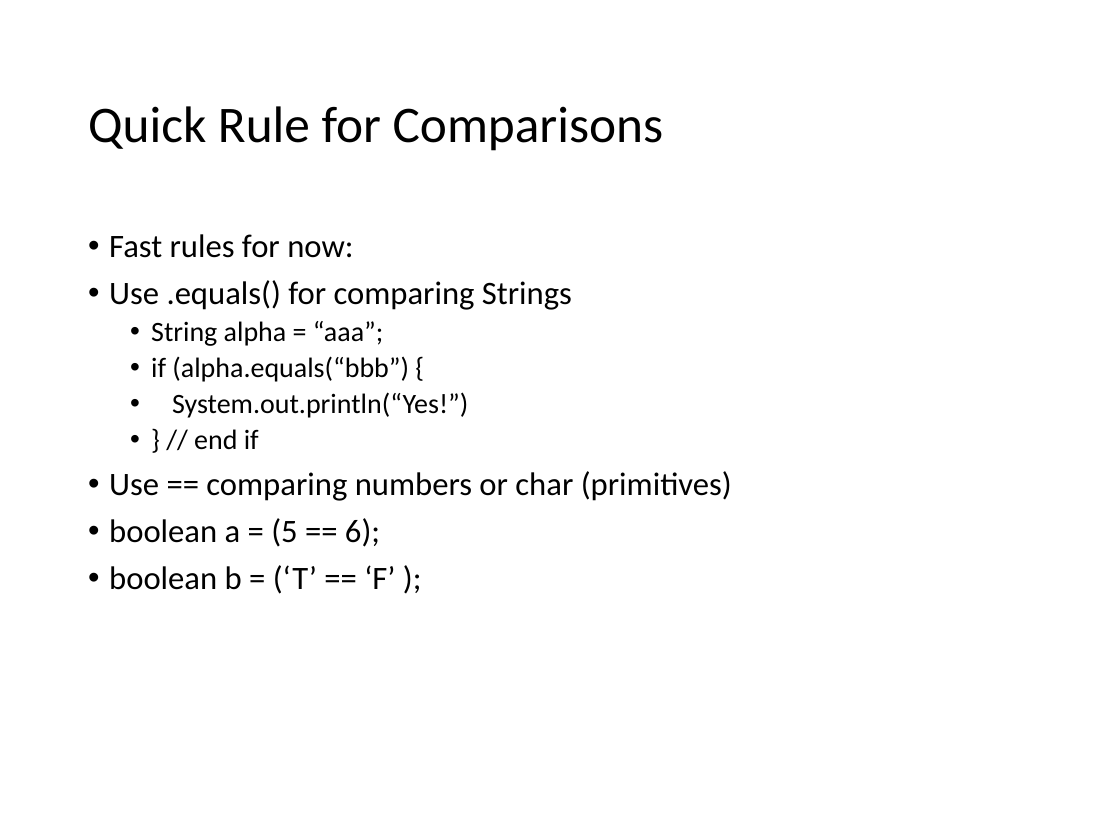
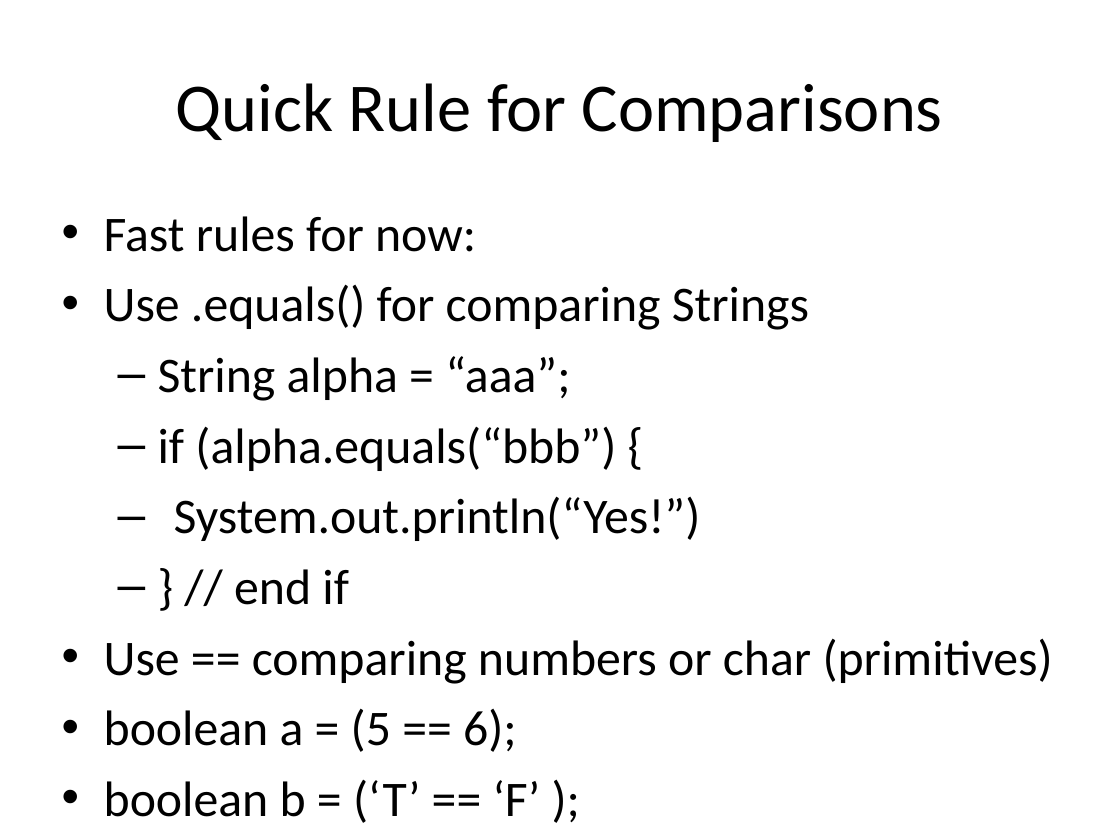
Before and after one commit to RHIT-CSSE/csse220, a slide deck: slide 10 of ClassMaterials/JavaIntro/Slides/JavaIntro.pptx (slide 9 before the commit). Drawn at 1120x840 pixels with LibreOffice and Linux fonts; fonts in the diff are those of the drawing. Boxes give left, top, right and bottom in pixels: in the first picture for what was removed or moved away, otherwise in the second. Text is boxed around its words. In the diff, an @@ line names an element or a change of style, - is before the commit and + after.

```diff
--- a/ClassMaterials/JavaIntro/Slides/JavaIntro.pptx
+++ b/ClassMaterials/JavaIntro/Slides/JavaIntro.pptx
@@ title "Quick Rule for Comparisons": place and size @@
-title "Quick Rule for Comparisons" at [88, 106, 664, 151]
+title "Quick Rule for Comparisons" at [176, 83, 943, 142]
@@ title "Quick Rule for Comparisons" at [176, 83, 943, 142]: size 33 to 44 pt; alignment left to centre; line spacing 0.9 to 1 @@
@@ text "Fast rules for now:": place and size @@
-text "Fast rules for now:" at [109, 234, 732, 594]
+text "Fast rules for now:" at [104, 216, 1053, 823]
@@ text "Fast rules for now:" at [104, 216, 1053, 823]: size 21 to 32 pt in "Fast rules for now:", "Use .equals() for comparing Strings", "Use == comparing numbers or char (primitives)", "boolean a = (5 == 6);" and 1 more places; size 18 to 32 pt in "String alpha = “aaa”;", "if (alpha.equals(“bbb”) {", "System.out.println(“Yes!”)", "} // end if"; indent changed; line spacing 0.9 to 1; bullet • to –; more space between paragraphs @@
```
Also in this commit, not shown: 9 other slides changed, 2 slides added, 45 other files.
